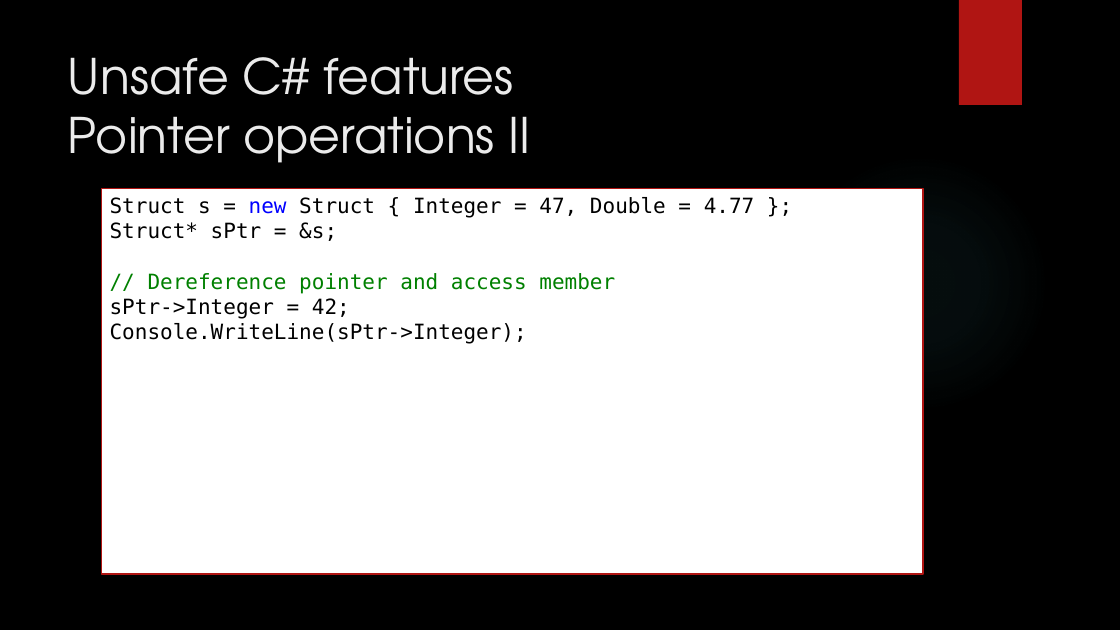
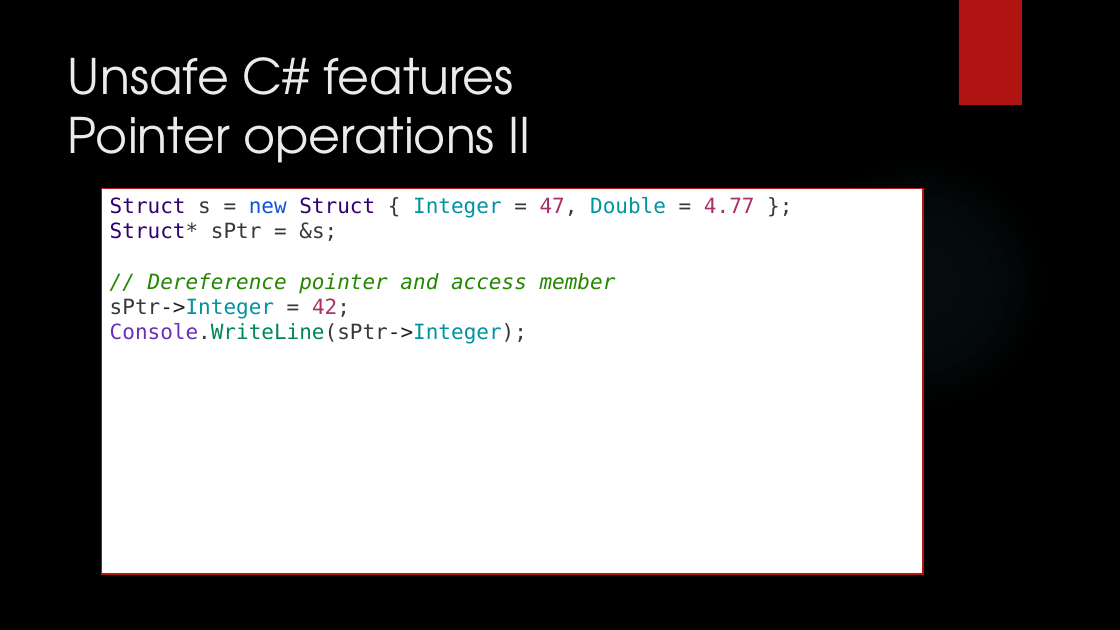
Before and after one commit to dennisdietrich/UnsafeCSharp, a slide deck: slide 11 of doc/Introduction to unsafe C#.pptx (slide 9 before the commit). Drawn at 1120x630 pixels with LibreOffice and Linux fonts; fonts in the diff are those of the drawing; background and template pictures are left out. Boxes give left, top, right and bottom in pixels: in the first picture for what was removed or moved away, otherwise in the second. Text is boxed around its words. In the diff, an @@ line names an element or a change of style, - is before the commit and + after.

```diff
--- a/doc/Introduction to unsafe C#.pptx
+++ b/doc/Introduction to unsafe C#.pptx
@@ text in rectangle at bbox=[110, 197, 755, 344]: text changed; text colour #000000 to #248700 @@
-Struct s = new Struct { Integer = 47, Double = 4.77 };
-Struct* sPtr = &s;
-// Dereference pointer and access member
-sPtr->Integer = 42;
-Console.WriteLine(sPtr->Integer);
+Struct s = new Struct { Integer = 47, Double = 4.77 };
+Struct* sPtr = &s;
+// Dereference pointer and access member
+sPtr->Integer = 42;
+Console.WriteLine(sPtr->Integer);
```
Also in this commit, not shown: 21 other slides changed, 7 slides added, 6 other files.
